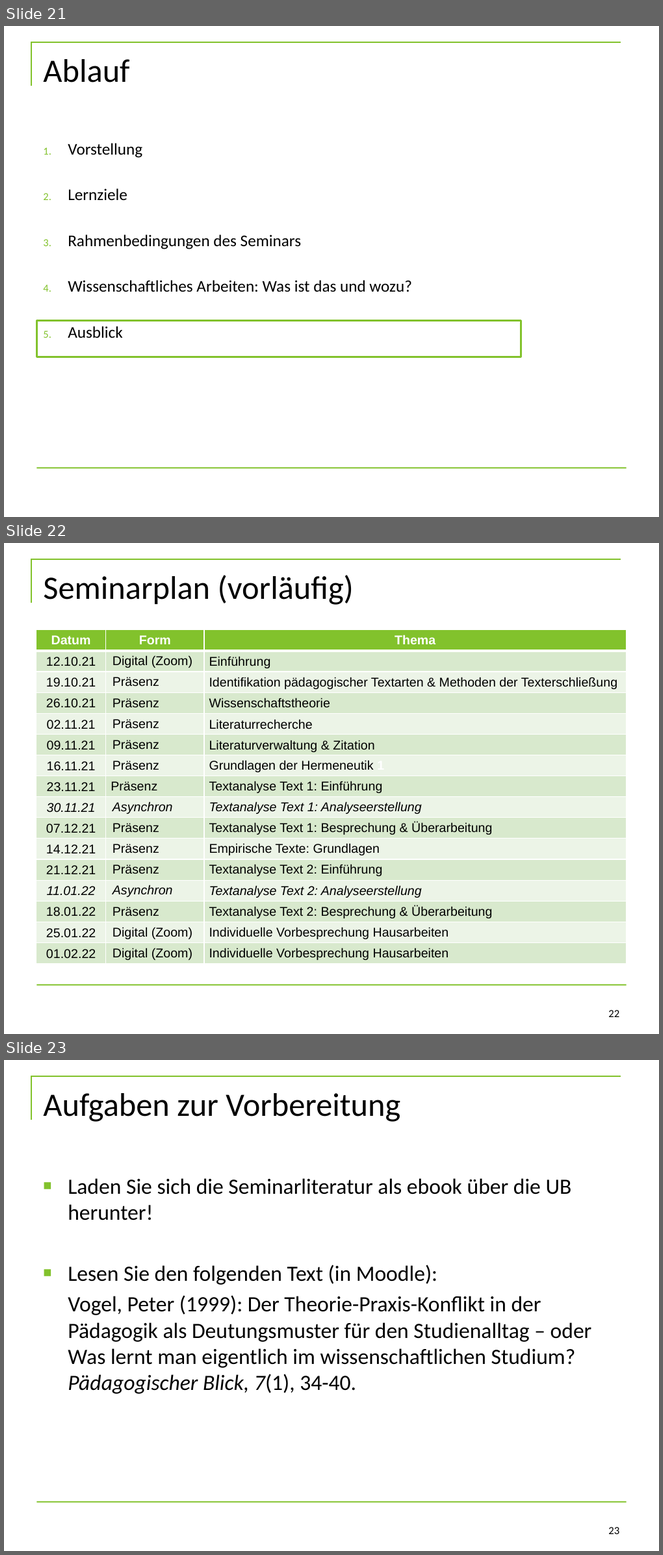
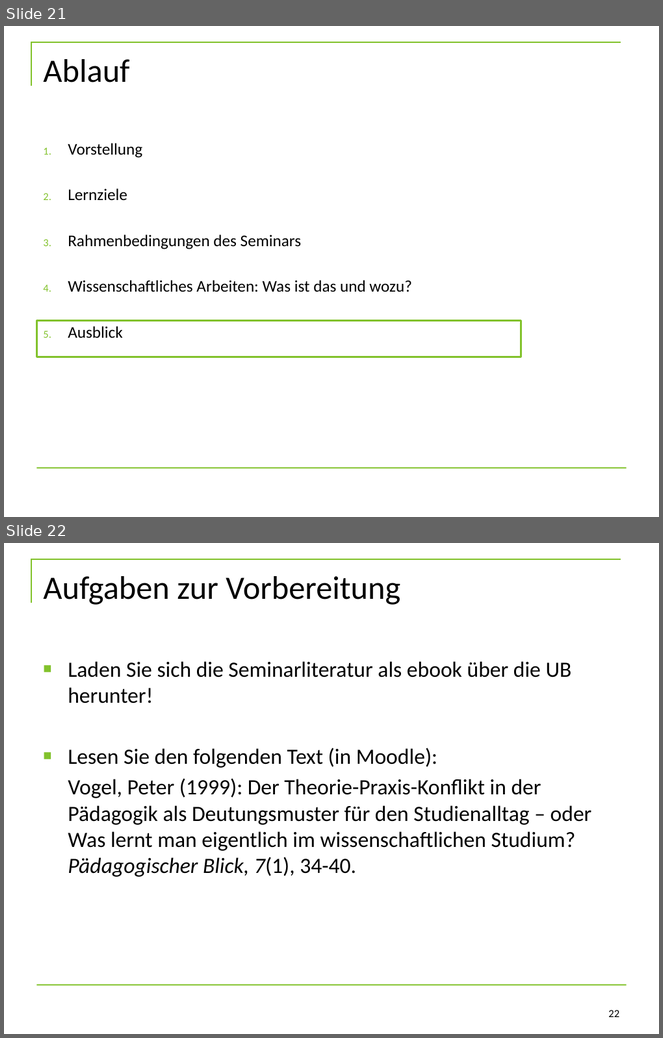
Before and after one commit to jobschepens/textanalyse22, a slide deck: folien/01_Einführung.pptx. Shown one above the other, each under a label of ours: slides 21, 22 and 23 before the commit, slides 21 and 22 after it. The pictures are 663x1555 and 663x1038 pixels, drawn with LibreOffice and Linux fonts; fonts in the diff are those of the drawing; background and template pictures are left out. Boxes give left, top, right and bottom in pixels: in the first picture for what was removed or moved away, otherwise in the second. Text is boxed around its words. In the diff, an @@ line names an element or a change of style, - is before the commit and + after.

Commit message:
upd

```diff
--- a/folien/01_Einführung.pptx
+++ b/folien/01_Einführung.pptx
@@ slide 22 removed at <box>4,543,659,1034</box>, background #FFFFFF; not listed: 2 template elements that a slide beside it also shows @@
@@ title removed at <box>43,575,354,605</box> @@
-Seminarplan (vorläufig)
@@ table removed at <box>36,630,626,978</box>, 16 rows, 3 columns @@
-Datum | Form | Thema
-12.10.21 | Digital (Zoom) | Einführung
-19.10.21 | Präsenz | Identifikation pädagogischer Textarten & Methoden der Texterschließung
-26.10.21 | Präsenz | Wissenschaftstheorie
-02.11.21 | Präsenz | Literaturrecherche
-09.11.21 | Präsenz | Literaturverwaltung & Zitation
-16.11.21 | Präsenz | Grundlagen der Hermeneutik 1
-23.11.21 | Präsenz | Textanalyse Text 1: Einführung
-30.11.21 | Asynchron | Textanalyse Text 1: Analyseerstellung
-07.12.21 | Präsenz | Textanalyse Text 1: Besprechung & Überarbeitung
-14.12.21 | Präsenz | Empirische Texte: Grundlagen
-21.12.21 | Präsenz | Textanalyse Text 2: Einführung
-11.01.22 | Asynchron | Textanalyse Text 2: Analyseerstellung
-18.01.22 | Präsenz | Textanalyse Text 2: Besprechung & Überarbeitung
-25.01.22 | Digital (Zoom) | Individuelle Vorbesprechung Hausarbeiten
-01.02.22 | Digital (Zoom) | Individuelle Vorbesprechung Hausarbeiten
@@ page number removed at <box>608,1010,620,1017</box> @@
-22
@@ what was slide 23 is now slide 22 @@
@@ page number at <box>608,1010,620,1017</box>: text changed @@
-23
+22
```
